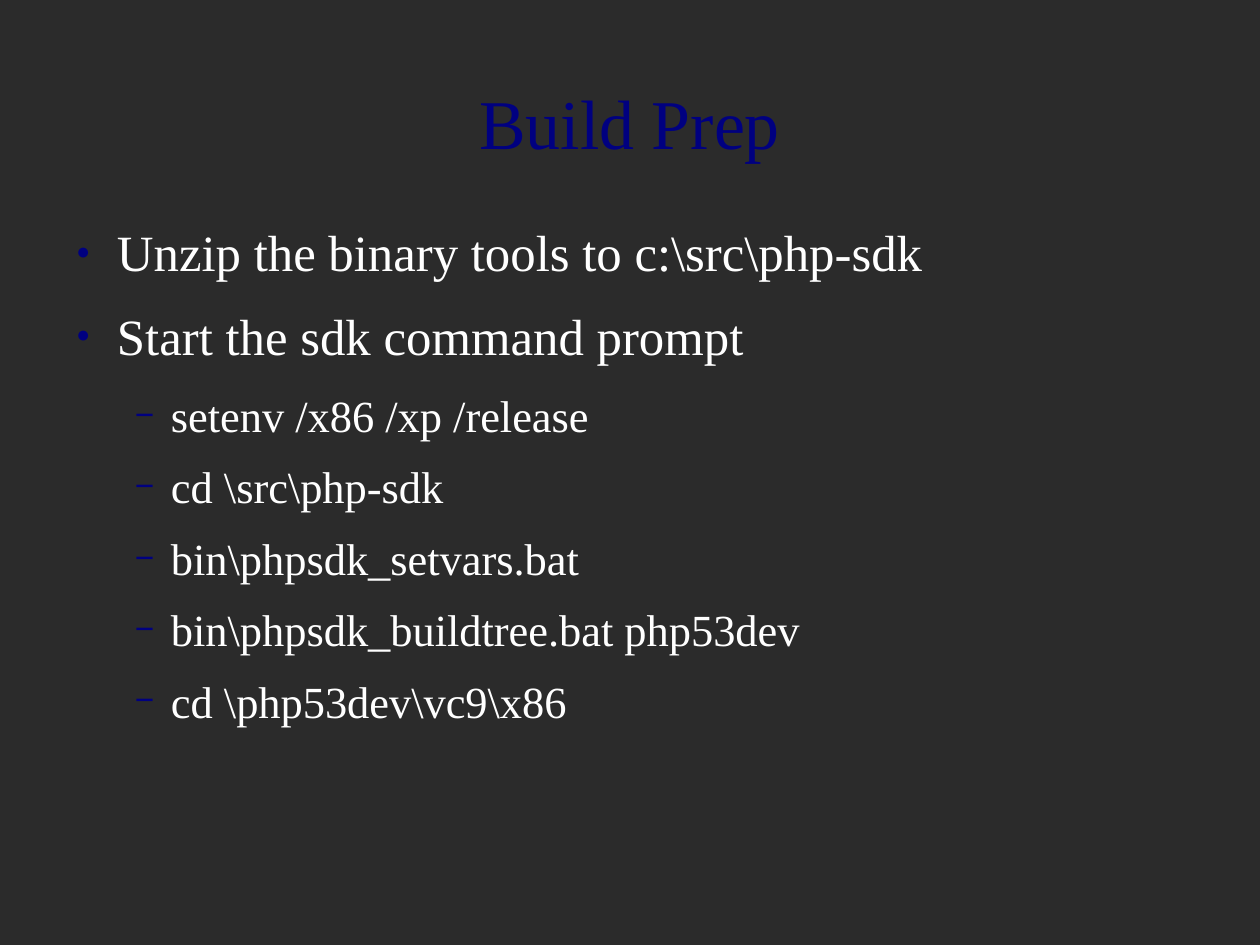
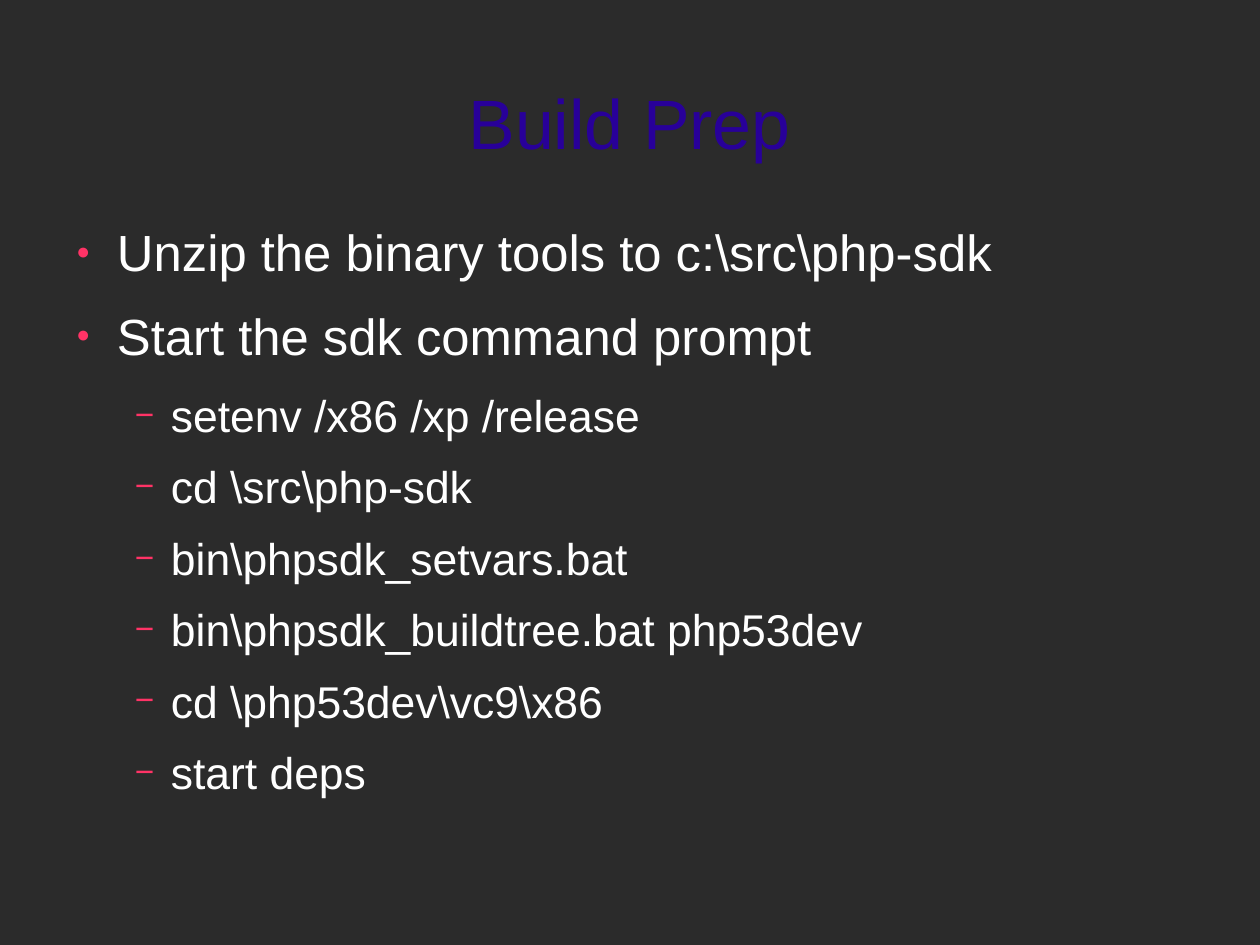
Before and after one commit to zippy1981/TalkMaterials, a slide deck: slide 16 of NYPHP/2010-May/Hacking PHP for Fun and Profit.odp (slide 13 before the commit). Drawn at 1260x945 pixels with LibreOffice and Linux fonts; fonts in the diff are those of the drawing; background and template pictures are left out; a plain dark background stands for a picture behind light text. Boxes give left, top, right and bottom in pixels: in the first picture for what was removed or moved away, otherwise in the second. Text is boxed around its words. In the diff, an @@ line names an element or a change of style, - is before the commit and + after.

```diff
--- a/NYPHP/2010-May/Hacking PHP for Fun and Profit.odp
+++ b/NYPHP/2010-May/Hacking PHP for Fun and Profit.odp
@@ title "Build Prep" at bbox=[469, 98, 790, 162]: font Times New Roman to Arial, text colour #000080 to #280099 @@
@@ text at bbox=[117, 234, 992, 727]: font Times New Roman to Arial; bullet colour #000080 to #FF3366 @@
@@ text at bbox=[171, 756, 366, 798]: paragraph added @@
+  − start deps
```
Also in this commit, not shown: 34 other slides changed, 7 slides added, 3 slides removed.
